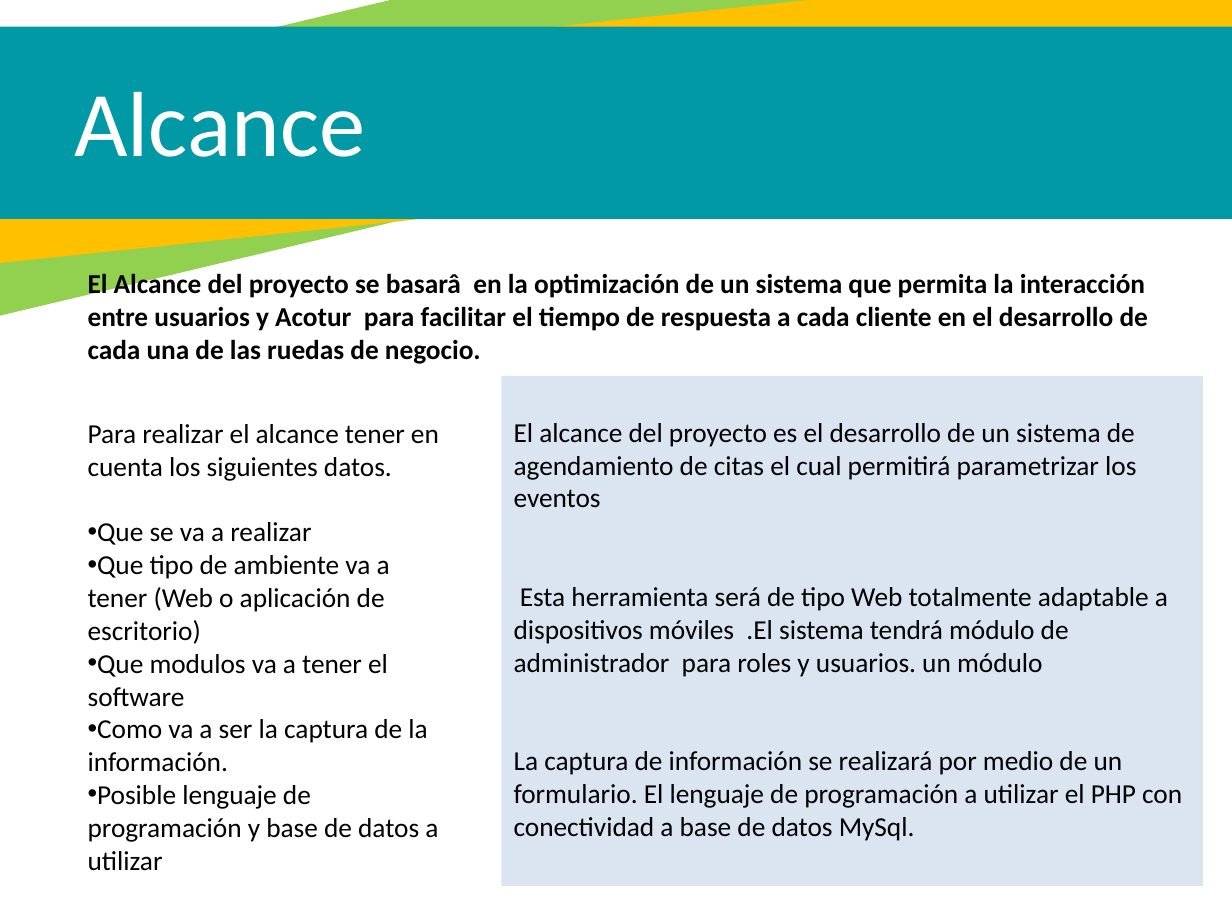
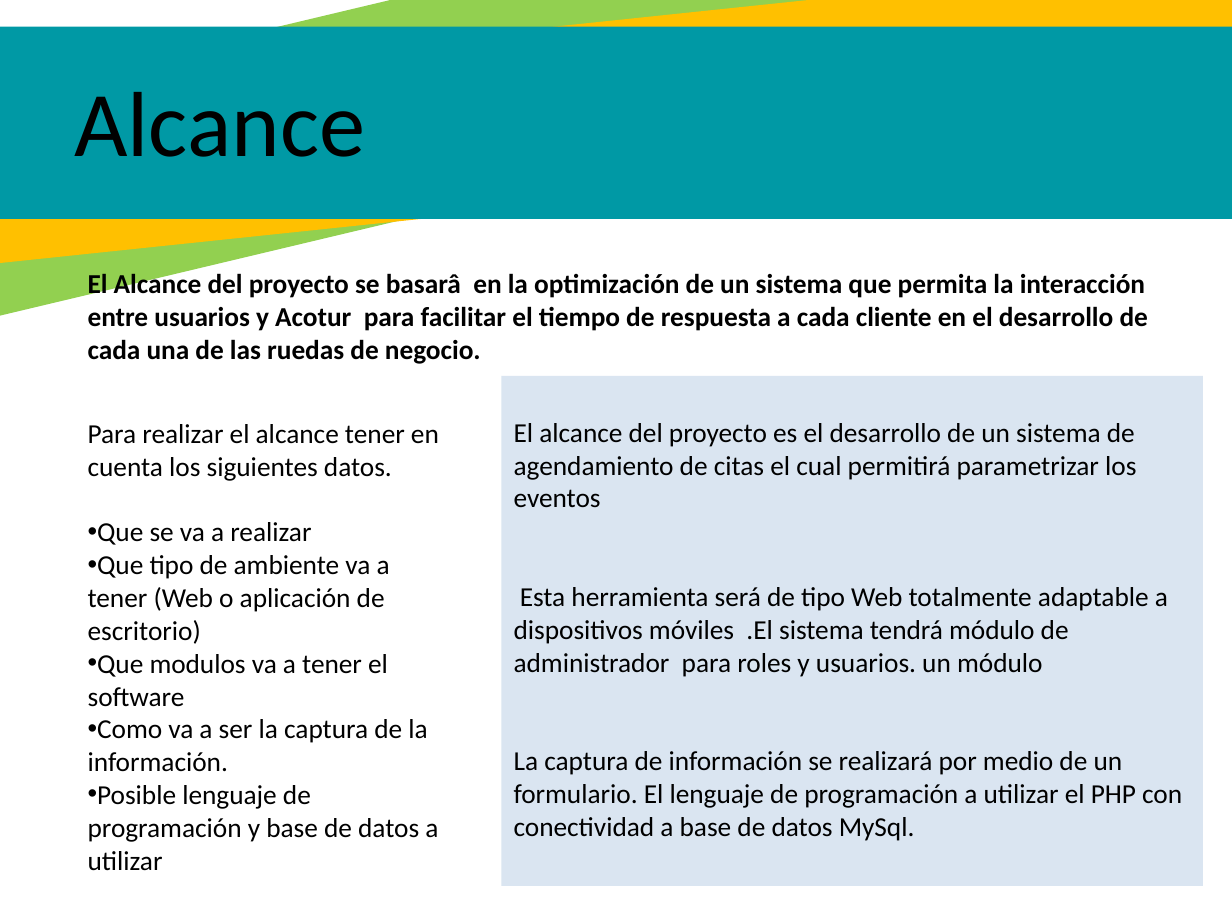
Before and after one commit to fily666/Proyecto_sena, a slide deck: slide 9 of Proyecto/Exposición/Exposición trimestre 1.pptx. Drawn at 1232x924 pixels with LibreOffice and Linux fonts; fonts in the diff are those of the drawing. Boxes give left, top, right and bottom in pixels: in the first picture for what was removed or moved away, otherwise in the second. Text is boxed around its words. In the diff, an @@ line names an element or a change of style, - is before the commit and + after.

```diff
--- a/Proyecto/Exposición/Exposición trimestre 1.pptx
+++ b/Proyecto/Exposición/Exposición trimestre 1.pptx
@@ text "Alcance" at bbox=[74, 92, 365, 157]: text colour #FFFFFF to #000000 @@
```
Also in this commit, not shown: 7 other slides changed, 1 slide added, 2 slides removed, 40 other files.
